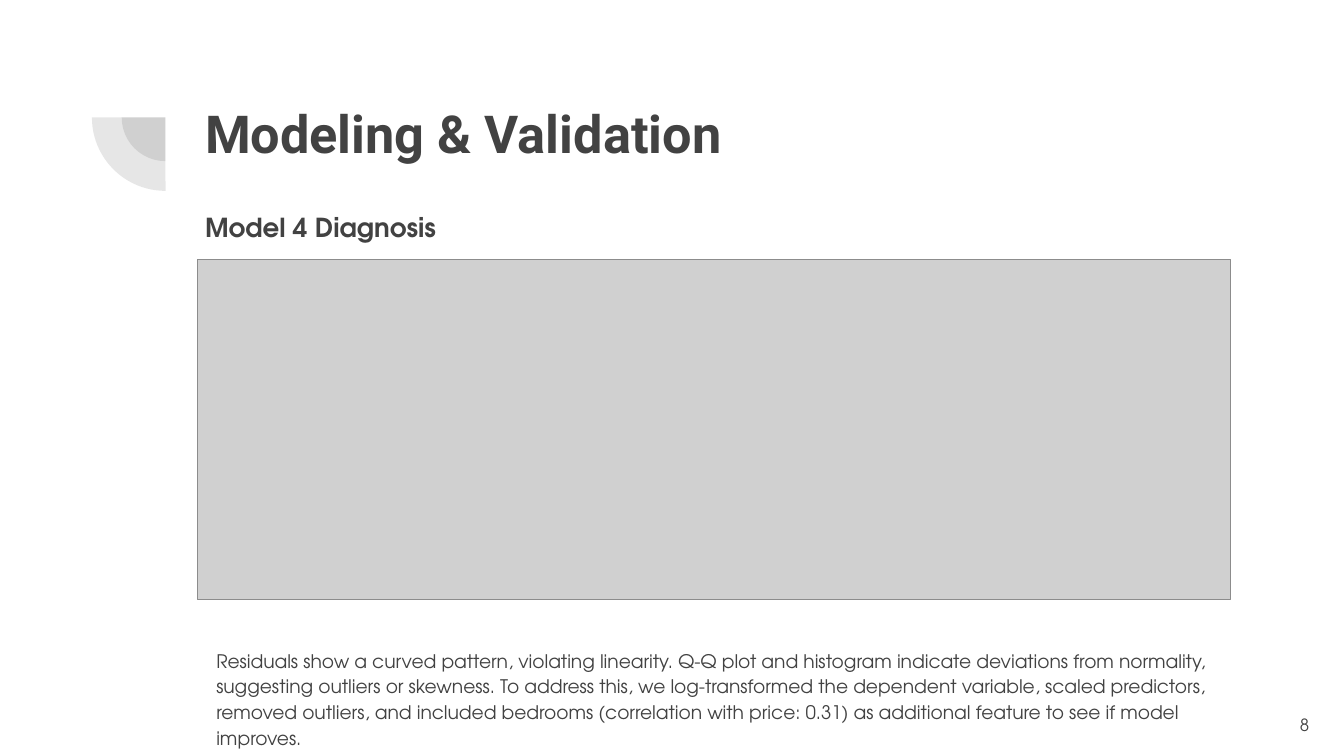
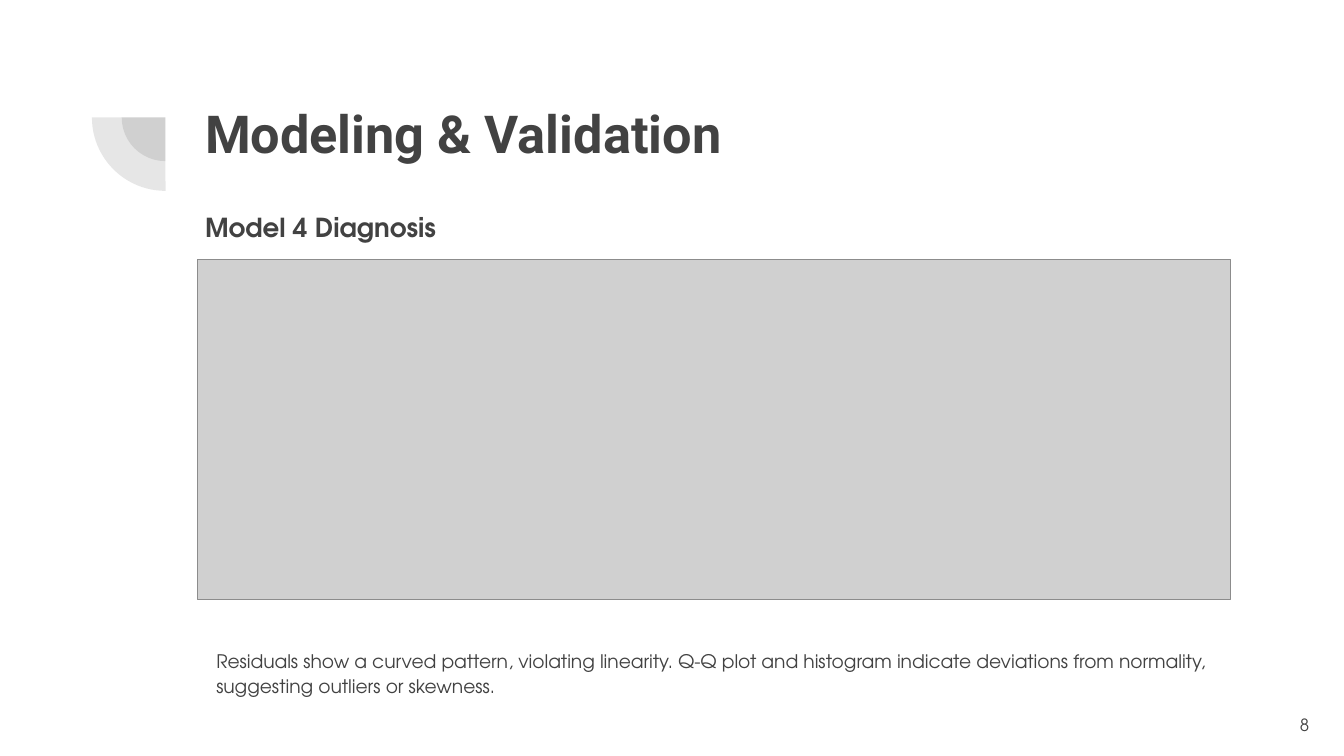
Before and after one commit to engige/king_county_modeling_project_g19, a slide deck: slide 8 of deliverables/King_County_Housing_Price_Modeling.pptx. Drawn at 1344x756 pixels with LibreOffice and Linux fonts; fonts in the diff are those of the drawing; grey boxes stand for pictures. Boxes give left, top, right and bottom in pixels: in the first picture for what was removed or moved away, otherwise in the second. Text is boxed around its words. In the diff, an @@ line names an element or a change of style, - is before the commit and + after.

```diff
--- a/deliverables/King_County_Housing_Price_Modeling.pptx
+++ b/deliverables/King_County_Housing_Price_Modeling.pptx
@@ text at (216, 654, 1205, 697): text changed @@
-Residuals show a curved pattern, violating linearity. Q-Q plot and histogram indicate deviations from normality, suggesting outliers or skewness. To address this, we log-transformed the dependent variable, scaled predictors, removed outliers, and included bedrooms (correlation with price: 0.31) as additional feature to see if model improves.
+Residuals show a curved pattern, violating linearity. Q-Q plot and histogram indicate deviations from normality, suggesting outliers or skewness.
```
Also in this commit, not shown: 5 other slides changed, 2 other files.
